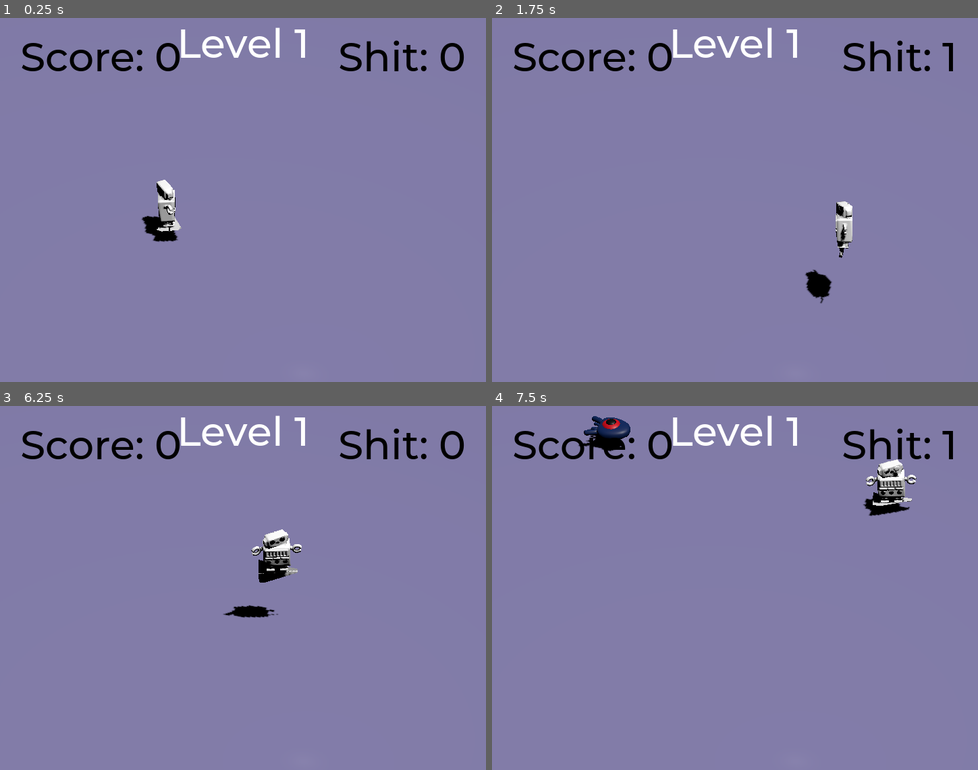
Above: before the commit, frames 1-4 (two rows, left to right).
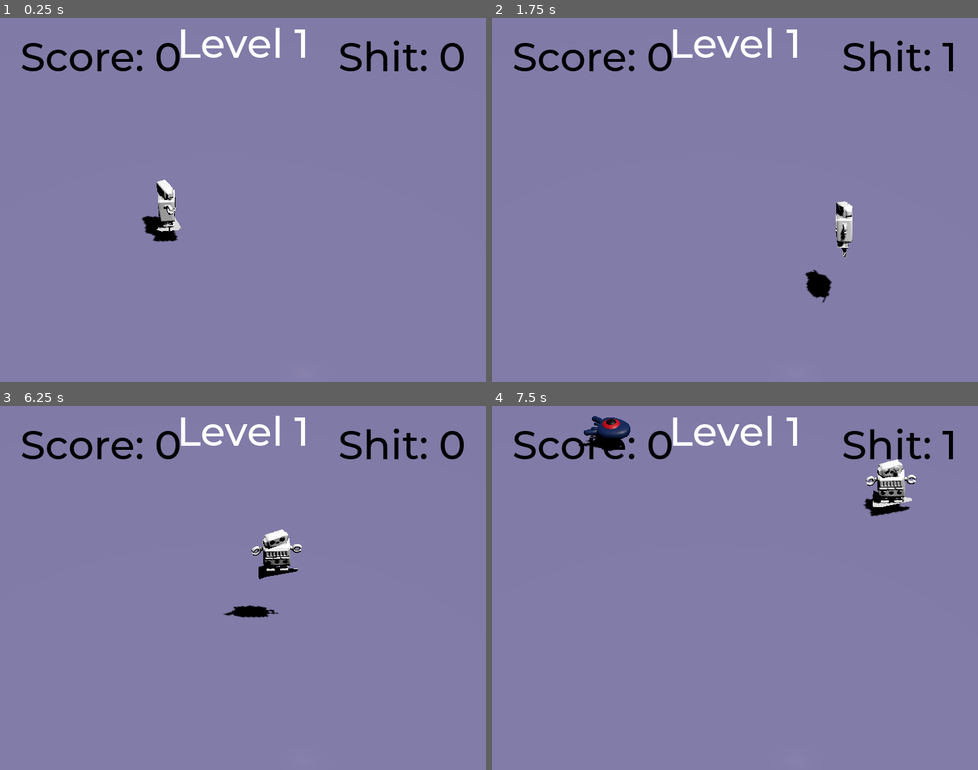
Above: after the commit, the same moments.

Repository: nilodude/squash_the_creeps_start_1.1.0
Game: Godot game, scene res://main.tscn
Same seed, same stepped clock (60 frames per second), same inputs: the game is played once before the commit and once after it.
Inputs:
- Up to frame 1 (0.25 s): no input
- Up to frame 2 (1.75 s): tap Enter (ui_accept) at 0.5 s; hold D (move_right) 0.53-1.28 s; tap Space (jump) at 0.77, 1.52 s; hold S (move_back) from 1.28 s (still down)
- Up to frame 3 (6.25 s): release S (move_back) at 2.03 s; hold D (move_right) 2.03-2.78 s; hold W (move_forward) 2.78-3.53 s; tap Space (jump) at 3.02, 3.77, 4.52, 6.02 s; hold A (move_left) 3.53-5.03 s; hold S (move_back) 5.03-5.78 s; tap Enter (ui_accept) at 5.75 s; hold D (move_right) from 5.78 s (still down)
- Up to frame 4 (7.5 s): release D (move_right) at 6.53 s; hold W (move_forward) 6.53-7.28 s; tap Space (jump) at 6.77 s; hold D (move_right) from 7.28 s (still down)

The runs differ from the first frame. In frame 2, less than 0.1% of the frame differs, in the area x 67-74%, y 63-79%; in frame 3, 0.1%, in the area x 53-62%, y 42-58%; in frame 4, less than 0.1%.

Commit message:
correct kickflip rotation

Diff:
--- a/main.tscn
+++ b/main.tscn
@@ -85,12 +85,12 @@
 skeleton = NodePath("")
 
 [node name="MeshInstance3D3" type="MeshInstance3D" parent="Cylinders"]
-transform = Transform3D(1, 0, 0, 0, 1, 0, 0, 0, 1, 19.1786, 0.933423, 24.3241)
+transform = Transform3D(1, 0, 0, 0, 1, 0, 0, 0, 1, 19.3888, 1.02672, 26.0645)
 mesh = SubResource("CylinderMesh_n6t6g")
 skeleton = NodePath("")
 
 [node name="MeshInstance3D4" type="MeshInstance3D" parent="Cylinders"]
-transform = Transform3D(1, 0, 0, 0, 1, 0, 0, 0, 1, -19.3949, 0.933423, 24.3489)
+transform = Transform3D(1, 0, 0, 0, 1, 0, 0, 0, 1, -19.3949, 0.933423, 26.0894)
 mesh = SubResource("CylinderMesh_n6t6g")
 skeleton = NodePath("")
 
--- a/music_player.tscn
+++ b/music_player.tscn
@@ -28,4 +28,3 @@
 [node name="MusicPlayer" type="AudioStreamPlayer"]
 stream = SubResource("AudioStreamRandomizer_8nx4p")
 volume_db = -0.754
-autoplay = true
--- a/player.gd
+++ b/player.gd
@@ -44,7 +44,7 @@
 		target_velocity.y = target_velocity.y - (fall_acceleration * delta)
 		$AnimationPlayer.speed_scale = 1.5
 		$Pivot.rotation.x = PI / 10 * target_velocity.y / jump_impulse
-		$Pivot/avion/Plane.rotation.z = PI + PI * target_velocity.y / 25 # por la stance del robot (switch) -> poisitivo heelflip, negativo kickflip
+		$Pivot/avion/Plane.rotation.z = -PI - PI * target_velocity.y / 25 # por la stance del robot (switch) -> poisitivo heelflip, negativo kickflip
 	else:	# JUMPING.
 		$Pivot.rotation.x = $Pivot.rotation.x - $Pivot.rotation.x/2
 		$Pivot/avion/Plane.rotation.z = $Pivot/avion/Plane.rotation.z - $Pivot/avion/Plane.rotation.z/2
